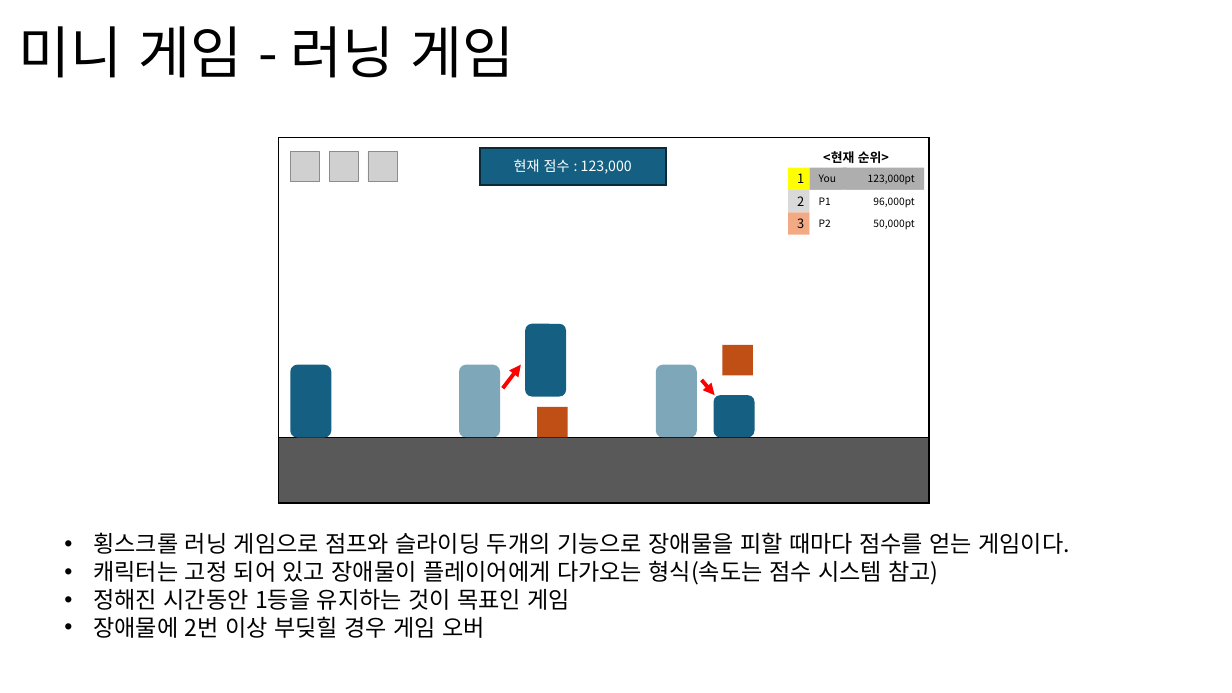
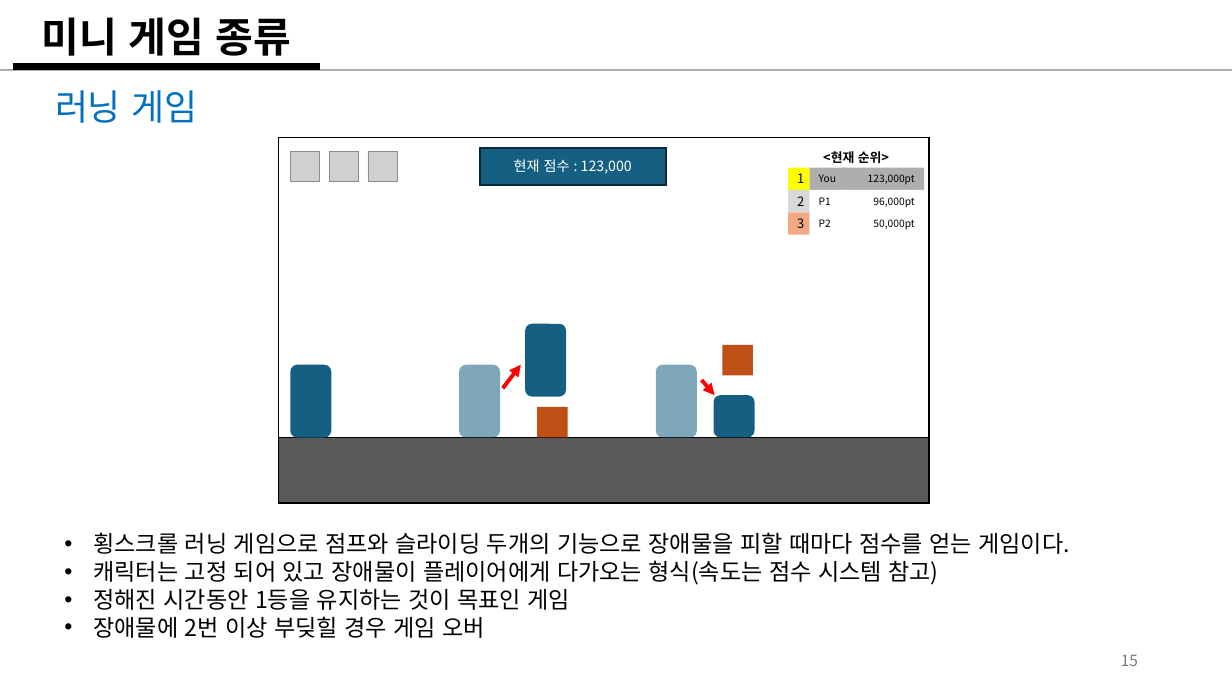
Before and after one commit to weariness00/Mandle_10Minute_Game, a slide deck: slide 15 of document/Please Leave me alone!.pptx (slide 14 before the commit). Drawn at 1232x693 pixels with LibreOffice and Linux fonts; fonts in the diff are those of the drawing; grey boxes stand for pictures. Boxes give left, top, right and bottom in pixels: in the first picture for what was removed or moved away, otherwise in the second. Text is boxed around its words. In the diff, an @@ line names an element or a change of style, - is before the commit and + after.

```diff
--- a/document/Please Leave me alone!.pptx
+++ b/document/Please Leave me alone!.pptx
@@ title at (41,17,292,56): text changed; size 44 to 32 pt; bold on @@
-미니 게임 - 러닝 게임
+미니 게임 종류
@@ line added from (0, 70) to (1232, 70), #AEAEAE 1.5 pt @@
@@ line added from (13, 67) to (320, 67), #000000 6 pt @@
@@ text added at (55,90,197,123), 28 pt, text #0070C0 @@
+러닝 게임
@@ page number added at (1121,655,1138,666), 12 pt, text #797979 @@
+15
```
Also in this commit, not shown: 17 other slides changed, 2 slides added, 2 slides removed.
